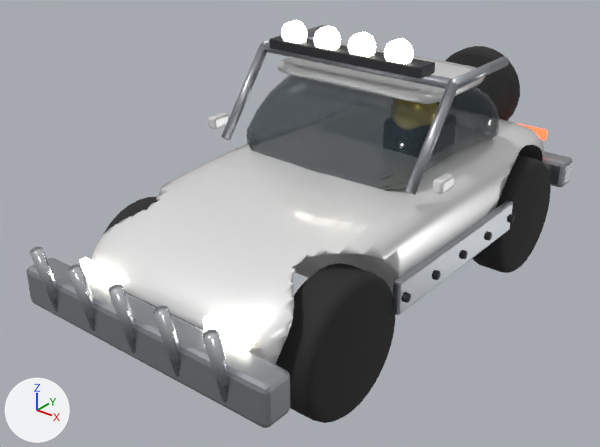
One commit to the glTF model assets/models/cars/rally.glb: the scene before it, then after it.
Both versions are drawn from a camera (50 mm lens) standing at (3.61, -5.09, 3.66) and looking at (-0.15, -0.39, 0.75). The axes (+X, +Y, +Z) are drawn at lower left. The lights are the same throughout. The older version comes first. Where no turn or scale is listed for an object, it has been applied to the vertices. Vertices at exactly the same position are counted once.

Script lines for the objects in view, before the commit:
```python
me_body_003 = bpy.data.meshes.new('Body.003')
me_body_003.from_pydata(...)  # 3728 vertices, 7430 faces; spans x -1.11..1.11, y -2.05..2.05, z 0.48..1.91
# faces by material slot: [7204, 226]
me_body_003.materials.append(mat_paint)  # white #ededed
me_body_003.materials.append(mat_dark)  # dark grey #303035
me_cube_136 = bpy.data.meshes.new('Cube.136')
me_cube_136.from_pydata(...)  # 240 vertices, 456 faces; spans x -0.18..1.38, y -0.03..2.03, z -0.06..1.4
me_cube_136.materials.append(mat_headlight)  # white #fffcf1, glowing pale yellow #fff9e7
me_cylinder_115 = bpy.data.meshes.new('Cylinder.115')
me_cylinder_115.from_pydata(...)  # 608 vertices, 1152 faces; spans x -0.03..2.23, y -2.89..1.55, z -0.24..1.38
# faces by material slot: [604, 104, 444]
me_cylinder_115.materials.append(mat_dark)  # dark grey #303035
me_cylinder_115.materials.append(mat_chrome)  # white #e7eaed
me_cylinder_115.materials.append(mat_rubber)  # black #272727
ob_dark_parts = bpy.data.objects.new('Dark_Parts', me_cylinder_115)
ob_dark_parts.location = (-1.1, 0.8, 0.72)
ob_headlights = bpy.data.objects.new('HeadLights', me_cube_136)
ob_headlights.location = (-0.6, -2.04, 0.86)
ob_paint_body = bpy.data.objects.new('Paint_Body', me_body_003)
ob_paint_body.location = (0.0, 0.0, 0.0)
# also in view: 'Glass' at (0.0, 0.38, 1.53); 'Steel_Parts' at (0.0, -0.09, 1.27); 'Wheel_RL' at (0.88, 1.3, 0.52); 'Wheel_FL' at (0.88, -1.3, 0.52)
```
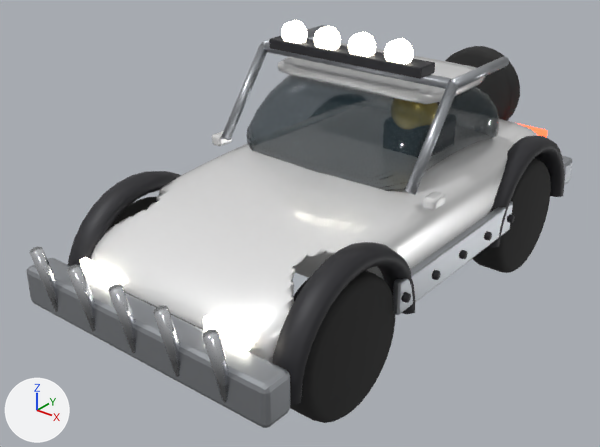
The change in detail:
me_cylinder_115 is used by ob_dark_parts; location (-1.1, 0.8, 0.72).
me_cylinder_115 had 608 vertices, 1152 faces and spanned x -0.03..2.23, y -2.89..1.55, z -0.24..1.38.
me_cylinder_115 now has 1152 vertices, 2176 faces and spans x -0.03..2.23, y -2.89..1.55, z -0.24..1.38.
me_cylinder_115 part 1: a new loose piece of 136 vertices spanning x 0.0..0.24, y -2.82..-1.38, z -0.2..0.52, in mat_dark (dark grey #303035).
me_cylinder_115 part 2: a new loose piece of 136 vertices spanning x 1.96..2.2, y -2.82..-1.38, z -0.2..0.52, in mat_dark (dark grey #303035).
me_cylinder_115 part 3: a new loose piece of 136 vertices spanning x 1.96..2.2, y -0.23..1.22, z -0.2..0.52, in mat_dark (dark grey #303035).
Other edits to the shape of me_cylinder_115 do not show in these pictures.
me_body_003 is used by ob_paint_body; location (0.0, 0.0, 0.0).
me_body_003 had 3728 vertices, 7430 faces and spanned x -1.11..1.11, y -2.05..2.05, z 0.48..1.91.
me_body_003 now has 3728 vertices, 7430 faces and spans x -1.07..1.07, y -2.05..2.05, z 0.48..1.91.
me_body_003 part 4: the loose piece of 56 vertices spanning x -1.11..-1.03, y -0.42..-0.24, z 1.35..1.45 is moved by (0.05, -0.02, -0.14).
me_body_003 part 5: the loose piece of 56 vertices spanning x 1.03..1.11, y -0.42..-0.24, z 1.35..1.45 is moved by (-0.05, -0.02, -0.14).

What differs and where, as boxes [x1, y1, x2, y2] in the pictures (600 x 447 px; the box of a moved part takes in the faces that stretch with it):
'Paint_Body', reshaped
    before: [91, 43, 544, 364]
    after: [91, 43, 539, 363]
'Dark_Parts', reshaped
    before: [125, 35, 520, 330]
    after: [68, 35, 565, 405]
part 1 of me_cylinder_115, added
    after: [68, 171, 181, 266]
part 2 of me_cylinder_115, added
    after: [272, 242, 415, 405]
part 3 of me_cylinder_115, added
    after: [488, 136, 565, 248]
part 4 of me_body_003, moved or reshaped
    before: [208, 112, 229, 129]
    after: [212, 131, 232, 146]
part 5 of me_body_003, moved or reshaped
    before: [433, 173, 454, 194]
    after: [423, 191, 445, 211]
